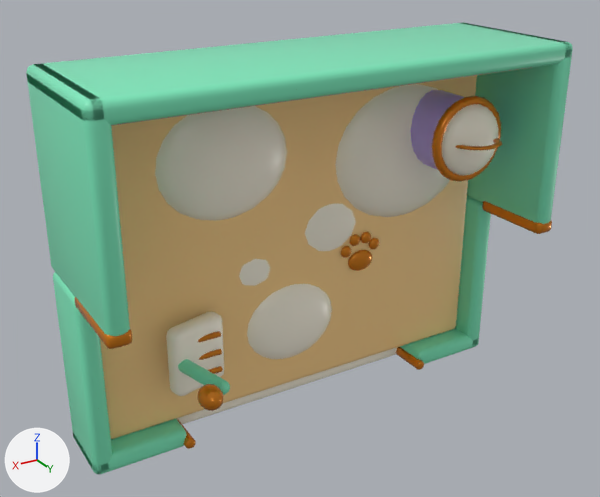
Renders of the FBX model Assets/Art/PremiumFurniture/Models/BathroomLitterBox_Premium.fbx from each side of a commit.
The view is the same before and after, from a 50 mm camera at (1.088, 1.993, 0.868) aimed at (0.031, 0.232, -0.013). The lights are fixed; the arrows at lower left show +X, +Y and +Z. The picture after the commit comes second. Vertices at exactly the same position are counted once.

Script lines for the objects in view, before the commit:
```python
me_bathroomlitterboxmesh = bpy.data.meshes.new('BathroomLitterBoxMesh')
me_bathroomlitterboxmesh.from_pydata(...)  # 6432 vertices, 6450 faces; spans x -0.652..0.652, y 0.0..0.489, z -0.51..0.51
# faces by material slot: [830, 3688, 1516, 162, 98, 156]
me_bathroomlitterboxmesh.materials.append(mat_ch_mintbright)  # green #7eebbe
me_bathroomlitterboxmesh.materials.append(mat_ch_gold)  # orange #e18517
me_bathroomlitterboxmesh.materials.append(mat_ch_white)  # pale yellow #fff8e6
me_bathroomlitterboxmesh.materials.append(mat_ch_coralbright)  # red #ff7882
me_bathroomlitterboxmesh.materials.append(mat_ch_cream)  # beige #ffd48f
me_bathroomlitterboxmesh.materials.append(mat_ch_lilacbright)  # purple #c7b0ff
ob_bathroomlitterbox = bpy.data.objects.new('BathroomLitterBox', me_bathroomlitterboxmesh)
ob_bathroomlitterbox.location = (0.0, 0.0, 0.0)
```
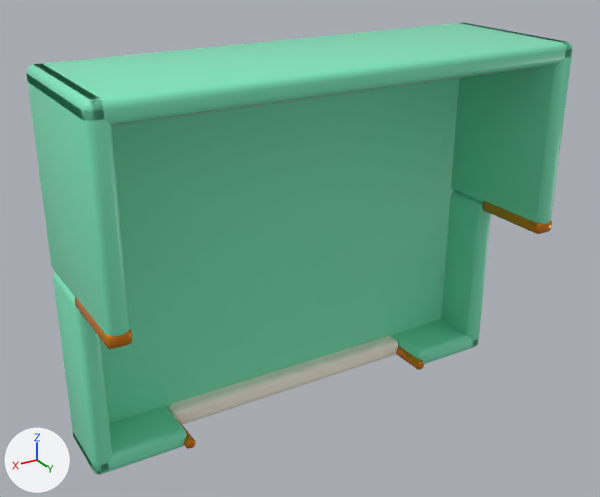
The change in detail:
me_bathroomlitterboxmesh is used by ob_bathroomlitterbox; location (0.0, 0.0, 0.0).
me_bathroomlitterboxmesh had 6432 vertices, 6450 faces and spanned x -0.652..0.652, y 0.0..0.489, z -0.51..0.51.
me_bathroomlitterboxmesh now has 2904 vertices, 2756 faces and spans x -0.652..0.652, y 0.0..0.485, z -0.51..0.51.
me_bathroomlitterboxmesh part 1: 21 loose pieces with 3528 vertices, spanning x -0.595..0.595, y 0.106..0.489, z -0.455..0.455, are deleted.
me_bathroomlitterboxmesh no longer uses material mat_ch_cream (beige #ffd48f).
me_bathroomlitterboxmesh no longer uses material mat_ch_lilacbright (purple #c7b0ff).

Boxes (x1, y1, x2, y2) around the edits, measured in the pictures (600 x 497 px):
part 1 of me_bathroomlitterboxmesh, deleted: before (100, 75, 502, 439)
